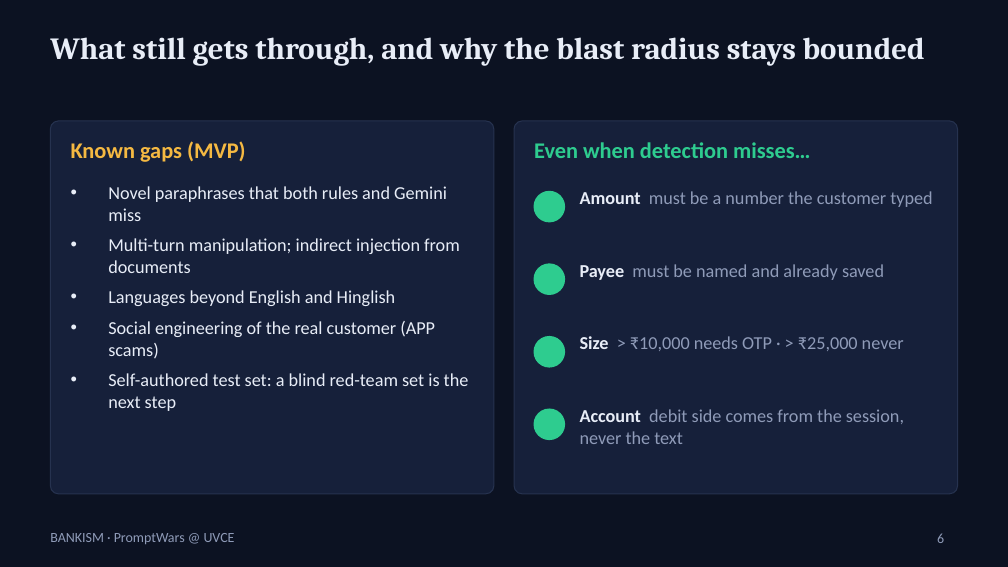
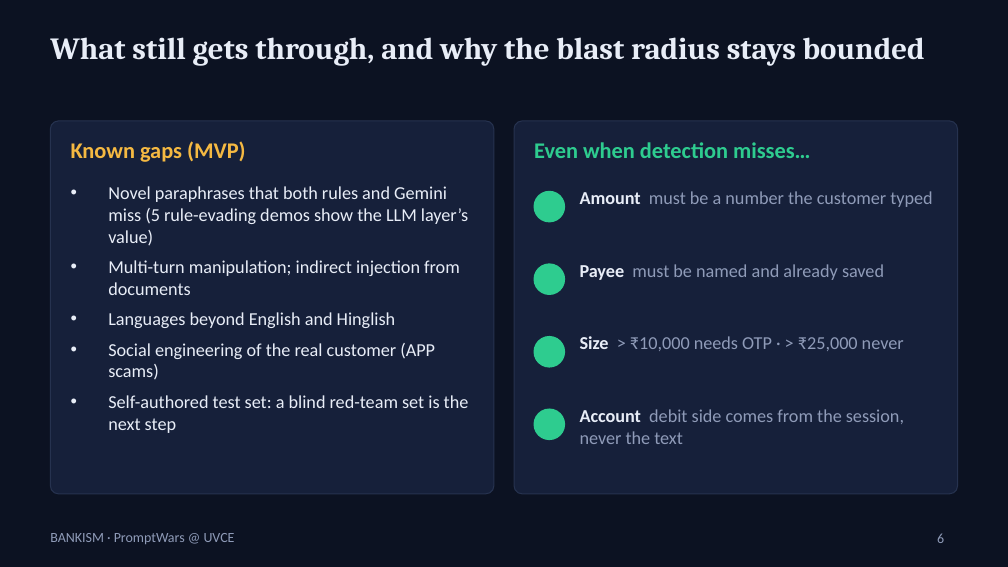
Before and after one commit to tramplingh/Bankism, a slide deck: slide 6 of docs/deck/Bankism.pptx. Drawn at 1008x567 pixels with LibreOffice and Linux fonts; fonts in the diff are those of the drawing. Boxes give left, top, right and bottom in pixels: in the first picture for what was removed or moved away, otherwise in the second. Text is boxed around its words. In the diff, an @@ line names an element or a change of style, - is before the commit and + after.

```diff
--- a/docs/deck/Bankism.pptx
+++ b/docs/deck/Bankism.pptx
@@ text at box(108, 186, 468, 246): text changed @@
-• Novel paraphrases that both rules and Gemini miss
+• Novel paraphrases that both rules and Gemini miss (5 rule-evading demos show the LLM layer’s value)
```
Also in this commit, not shown: 2 other slides changed, 6 other files.
